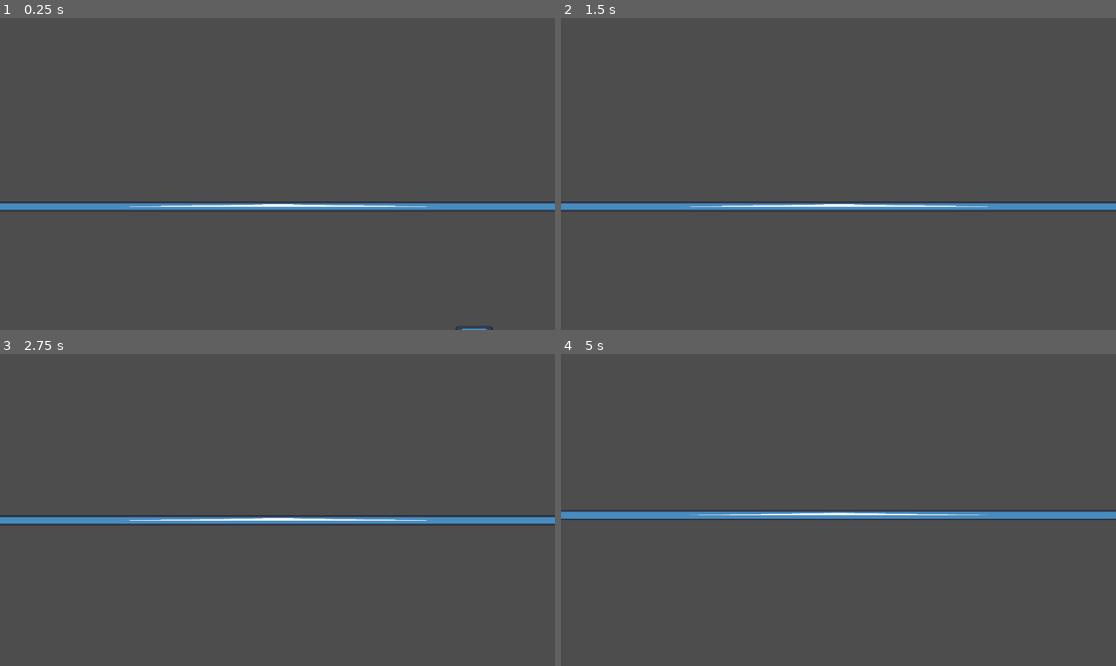
Above: before the commit, frames 1-4 (two rows, left to right).
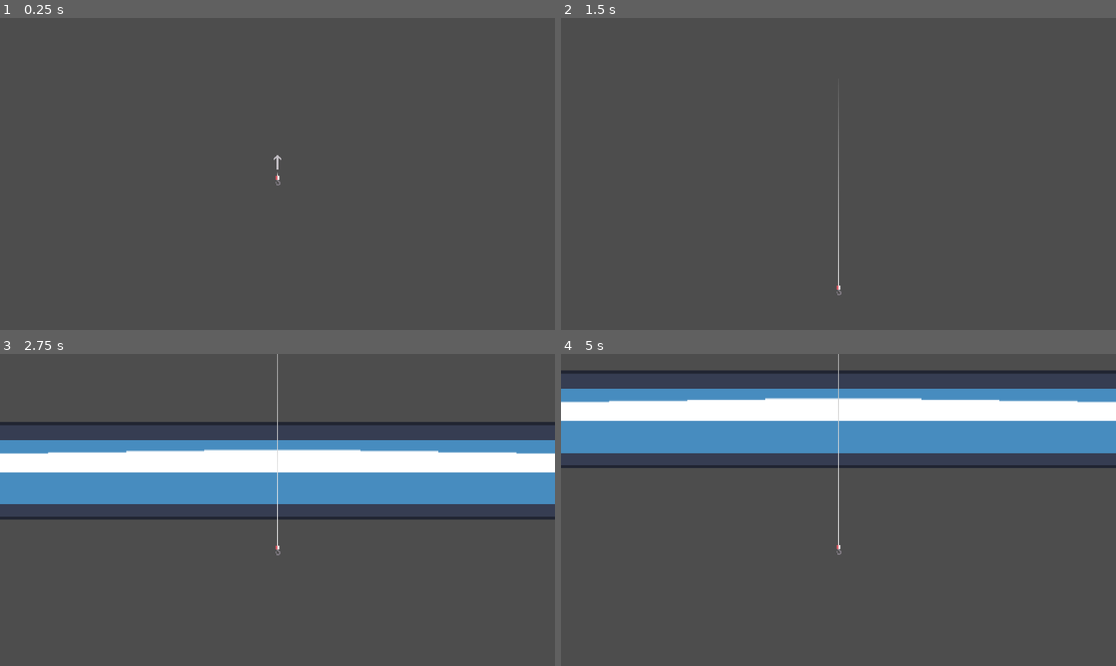
Above: after the commit, the same moments.

Repository: Shaydas1/UWGameJamSpring2025
Game: Godot game, scene res://Scenes/Main.tscn
Two runs of this game, one before a commit and one after it. Both use one fixed random seed, a clock stepped at 60 frames per second and the inputs below. The engine's default icon, where the game draws it, is replaced by a stand-in: a white triangle on a blue panel in a dark square.
Inputs:
- Up to frame 1 (0.25 s): no input
- Up to frame 2 (1.5 s): tap Enter (ui_accept) at 0.5, 0.77, 1.25 s; hold Left (cast_angle_up) 0.53-1.28 s; tap Space (cast) at 0.6, 1.35 s; hold Right (cast_angle_down) from 1.28 s (still down)
- Up to frame 3 (2.75 s): tap Enter (ui_accept) at 1.52 s; release Right (cast_angle_down) at 2.03 s; hold Left (cast_angle_up) from 2.03 s (still down); tap Space (cast) at 2.1 s
- Up to frame 4 (5 s): tap Space (cast) at 2.85, 3.6, 4.35 s; tap Enter (ui_accept) at 3.02, 3.77, 4.52 s; release Left (cast_angle_up) at 3.53 s; hold Right (cast_angle_down) from 3.53 s (still down)

The runs differ from the first frame. In frame 1, 2.5% of the frame differs, in the area x 0-100%, y 43-100%; in frame 2, 2.5%; in frame 3, 24%; in frame 4, 25%, in the area x 0-100%, y 0-65%.

Commit message:
updated player and camera size

Diff:
--- /dev/null
+++ b/uwgamejamspring2025/Scenes/Fish/dumbfish.tscn
@@ -0,0 +1,19 @@
+[gd_scene load_steps=3 format=3 uid="uid://q11lw8pviqdy"]
+
+[ext_resource type="Texture2D" uid="uid://ndpwmba1hhrc" path="res://icon.svg" id="1_1e3xm"]
+
+[sub_resource type="CapsuleShape2D" id="CapsuleShape2D_3cdss"]
+radius = 89.0
+height = 474.0
+
+[node name="Dumbfish" type="CharacterBody2D"]
+
+[node name="Sprite2D" type="Sprite2D" parent="."]
+position = Vector2(0, -2.98023e-08)
+scale = Vector2(3, 1.032)
+texture = ExtResource("1_1e3xm")
+
+[node name="Hitbox" type="CollisionShape2D" parent="."]
+position = Vector2(0, 1.77636e-15)
+rotation = 1.5708
+shape = SubResource("CapsuleShape2D_3cdss")
--- a/uwgamejamspring2025/Scenes/Main.tscn
+++ b/uwgamejamspring2025/Scenes/Main.tscn
@@ -4,24 +4,12 @@
 [ext_resource type="PackedScene" uid="uid://bh31uecwwg144" path="res://Scenes/Player/player.tscn" id="3_pbw6q"]
 [ext_resource type="PackedScene" uid="uid://d0ysbbmva5x1m" path="res://Scenes/Player/hook.tscn" id="4_v1gob"]
 [ext_resource type="Texture2D" uid="uid://ndpwmba1hhrc" path="res://icon.svg" id="5_jw32o"]
-[ext_resource type="PackedScene" uid="uid://desglenogeru6" path="res://Scenes/Patrol pathes/patrol_path_2.tscn" id="5_pbw6q"]
+[ext_resource type="PackedScene" path="res://Scenes/Patrol pathes/patrol_path_2.tscn" id="5_pbw6q"]
 
 [sub_resource type="RectangleShape2D" id="RectangleShape2D_50glp"]
 size = Vector2(151.969, 130.538)
 
 [node name="Main" type="Node2D"]
-
-[node name="Player" parent="." instance=ExtResource("3_pbw6q")]
-position = Vector2(0, -160)
-cast_strength = 2000.0
-
-[node name="Hook" parent="Player" instance=ExtResource("4_v1gob")]
-
-[node name="Camera2D" type="Camera2D" parent="Player/Hook"]
-position = Vector2(0, 160)
-zoom = Vector2(0.2, 0.2)
-position_smoothing_enabled = true
-drag_vertical_enabled = true
 
 [node name="water" type="Area2D" parent="." groups=["water"]]
 
@@ -42,3 +30,14 @@
 patrol_path_node = NodePath("PatrolPath2")
 
 [node name="PatrolPath2" parent="Blobfish" instance=ExtResource("5_pbw6q")]
+
+[node name="Player" parent="." instance=ExtResource("3_pbw6q")]
+cast_strength = 2000.0
+
+[node name="Hook" parent="Player" instance=ExtResource("4_v1gob")]
+
+[node name="Camera2D" type="Camera2D" parent="Player/Hook"]
+position = Vector2(0, 2)
+zoom = Vector2(2, 2)
+position_smoothing_enabled = true
+drag_vertical_enabled = true
Not shown: 1 places in uwgamejamspring2025/Scenes/Patrol pathes/patrol_path_2.tscn that only renumber resources
